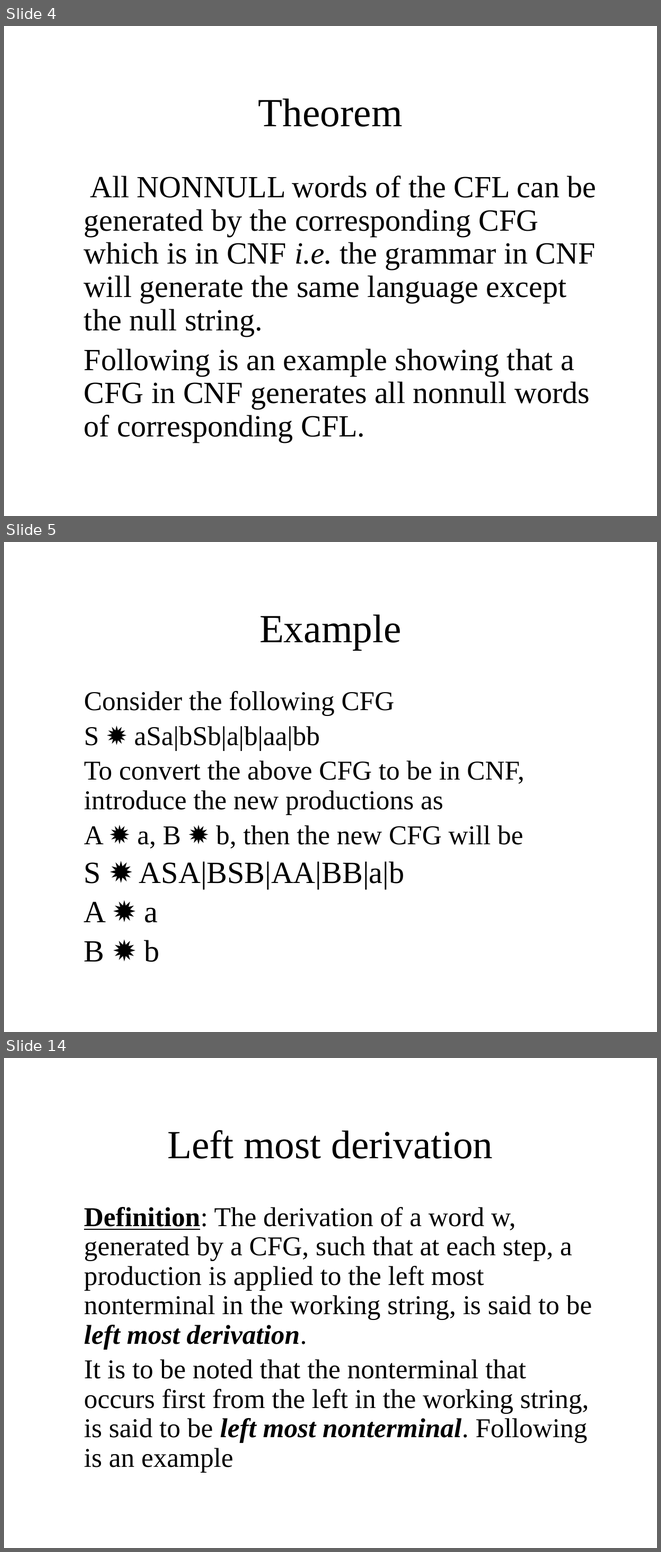
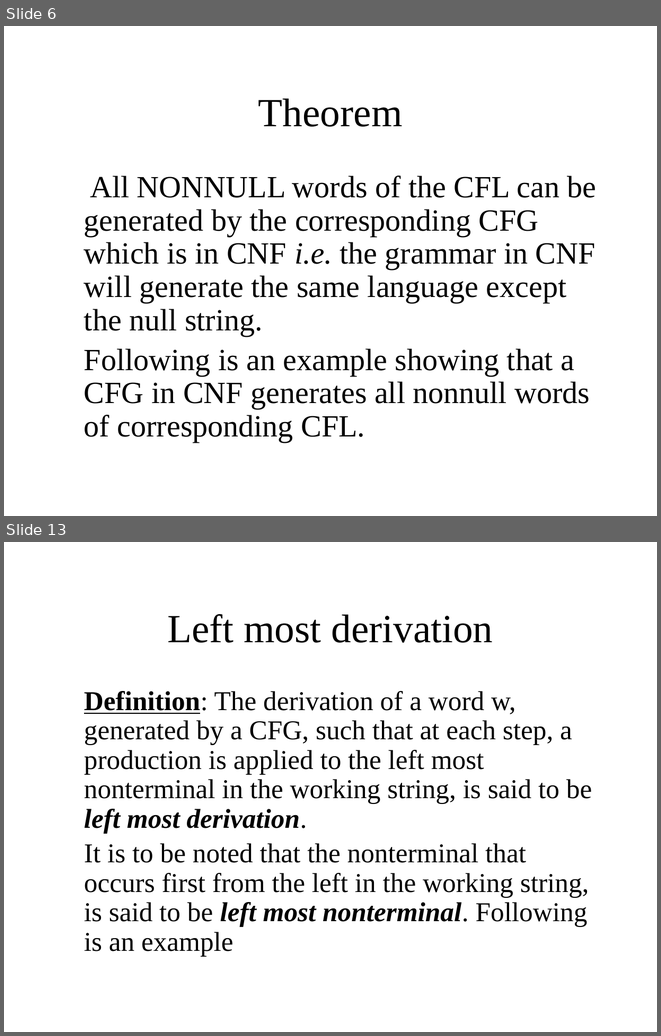
Before and after one commit to bamboat3/toa, a slide deck: Lesson 36.pptx. Shown one above the other, each under a label of ours: slides 4, 5 and 14 before the commit, slides 6 and 13 after it; the slides between them are not shown. The pictures are 661x1552 and 661x1036 pixels, drawn with LibreOffice and Linux fonts; fonts in the diff are those of the drawing. Boxes give left, top, right and bottom in pixels: in the first picture for what was removed or moved away, otherwise in the second. Text is boxed around its words. In the diff, an @@ line names an element or a change of style, - is before the commit and + after.

```diff
--- a/Lesson 36.pptx
+++ b/Lesson 36.pptx
@@ slide 5 removed at [4,542,657,1032], background #FFFFFF @@
@@ title removed at [259,614,401,650] @@
-Example
@@ text removed at [84,691,524,962] @@
-Consider the following CFG
-S ✹ aSa|bSb|a|b|aa|bb
-To convert the above CFG to be in CNF, introduce the new productions as
-A ✹ a, B ✹ b, then the new CFG will be
-S ✹ ASA|BSB|AA|BB|a|b
-A ✹ a
-B ✹ b
@@ what was slide 4 is now slide 6 @@
@@ what was slide 14 is now slide 13 @@
```
Also in this commit, not shown: 4 slides changed, 10 slides added, 12 other slides removed, 1 other file.
